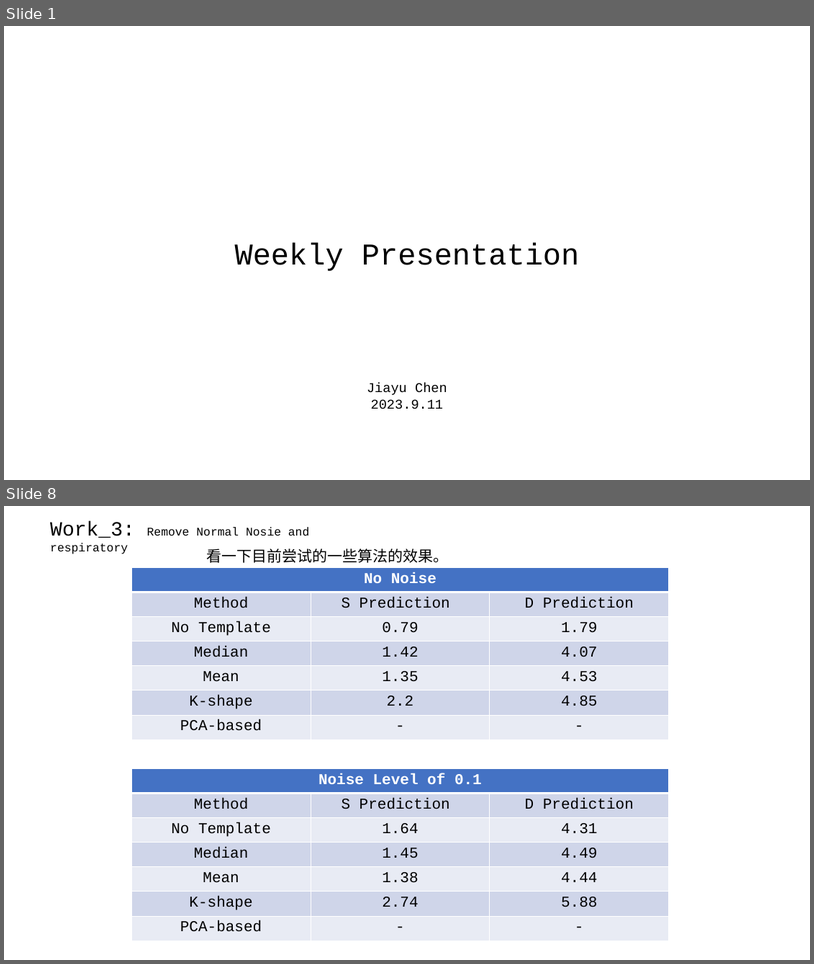
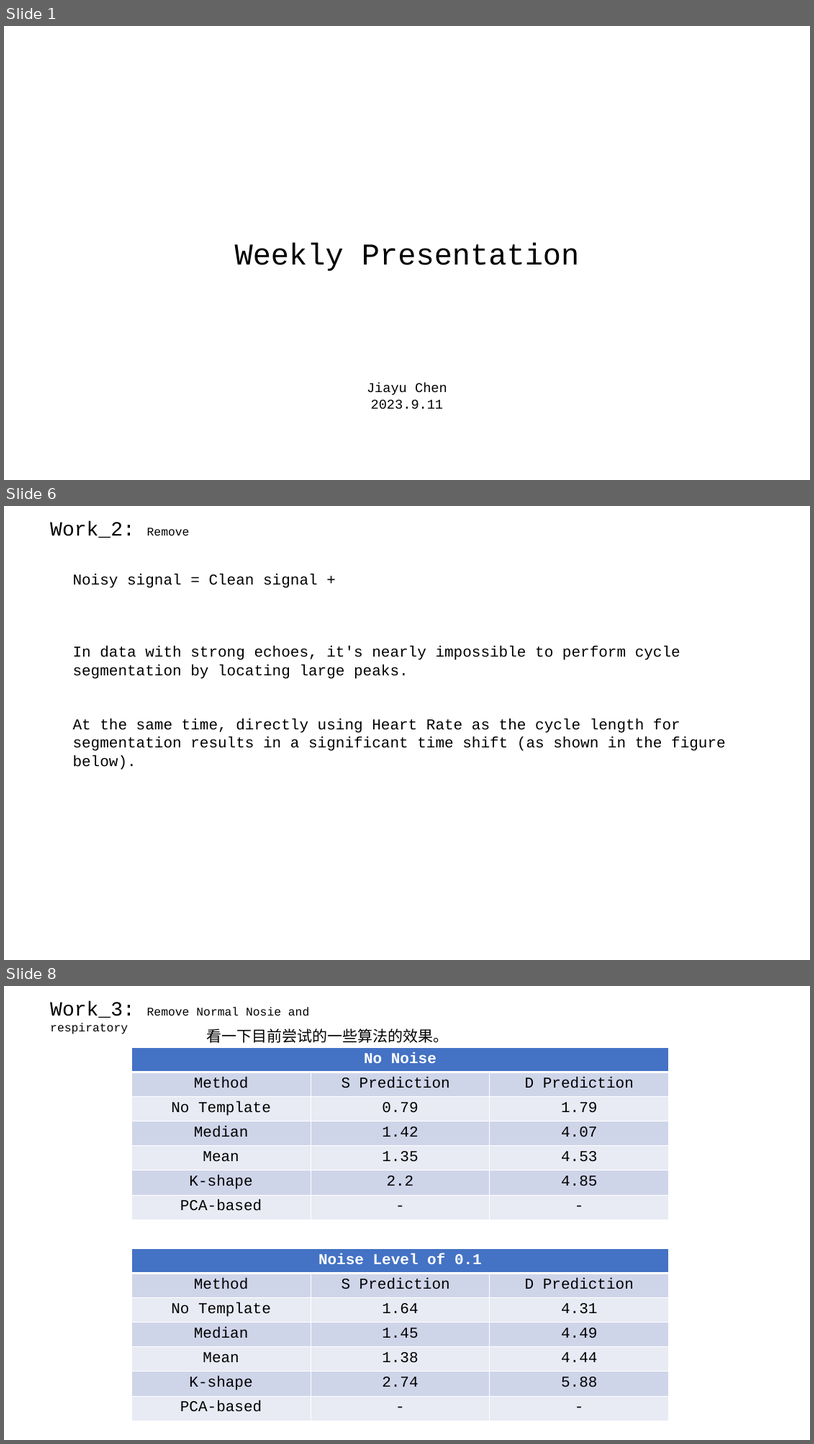
Before and after one commit to A-Big-Tortoise/Presentation, a slide deck: Presentation_918_JiayuChen.pptx. Shown one above the other, each under a label of ours: slides 1 and 8 before the commit, slides 1, 6 and 8 after it; the slides between them are not shown. The pictures are 814x964 and 814x1444 pixels, drawn with LibreOffice and Linux fonts; fonts in the diff are those of the drawing. Boxes give left, top, right and bottom in pixels: in the first picture for what was removed or moved away, otherwise in the second. Text is boxed around its words. In the diff, an @@ line names an element or a change of style, - is before the commit and + after.

```diff
--- a/Presentation_918_JiayuChen.pptx
+++ b/Presentation_918_JiayuChen.pptx
@@ slide 6 added at box(4, 506, 810, 960), background #FFFFFF @@
@@ text added at box(50, 522, 190, 538), 24 pt, text #000000 @@
+Work_2: Remove
@@ text added at box(73, 574, 726, 751), 18 pt, text #000000 @@
+Noisy signal = Clean signal +
+In data with strong echoes, it's nearly impossible to perform cycle segmentation by locating large peaks.
+At the same time, directly using Heart Rate as the cycle length for segmentation results in a significant time shift (as shown in the figure below).
```
Also in this commit, not shown: 4 slides changed, 2 other slides added, 3 slides removed.
